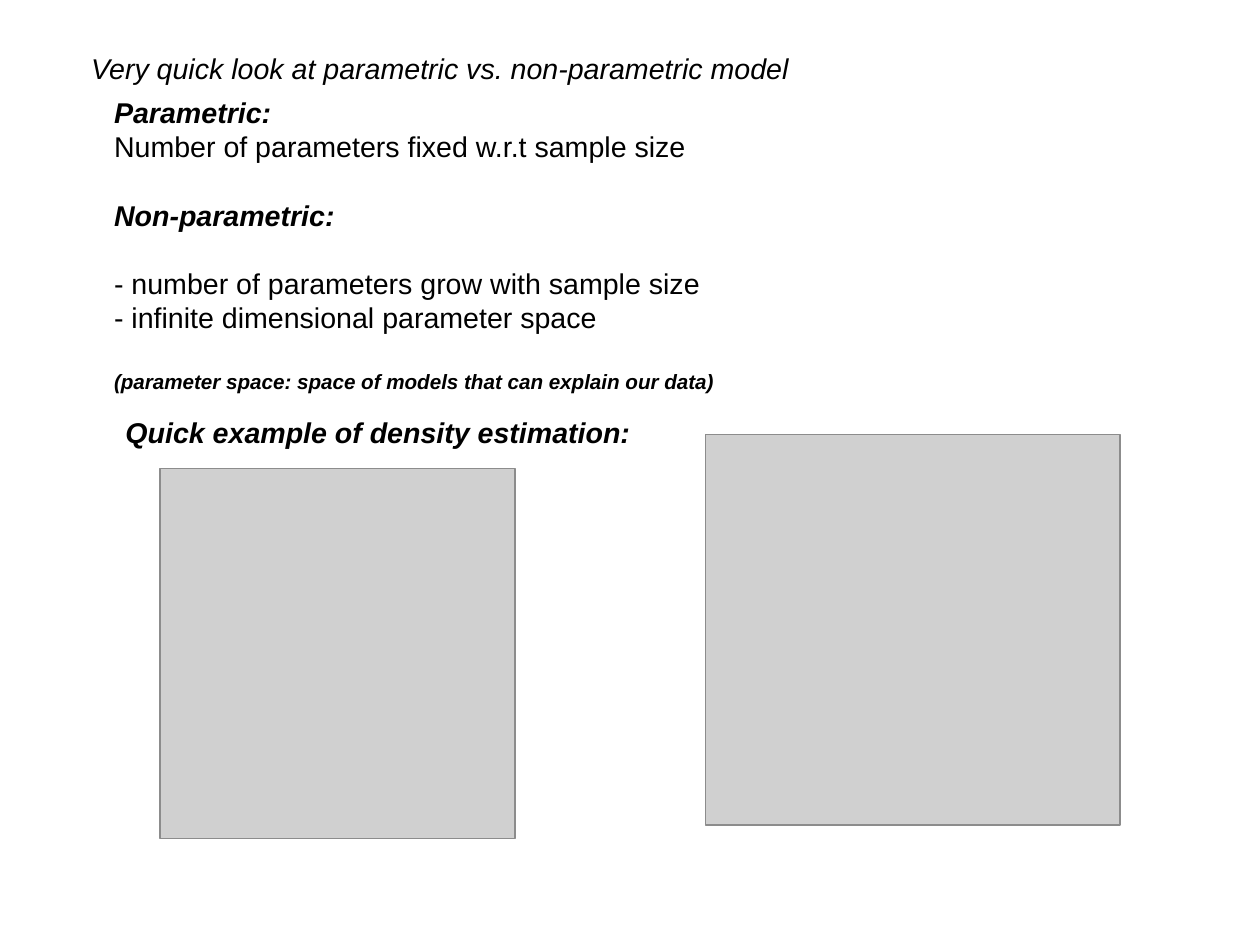
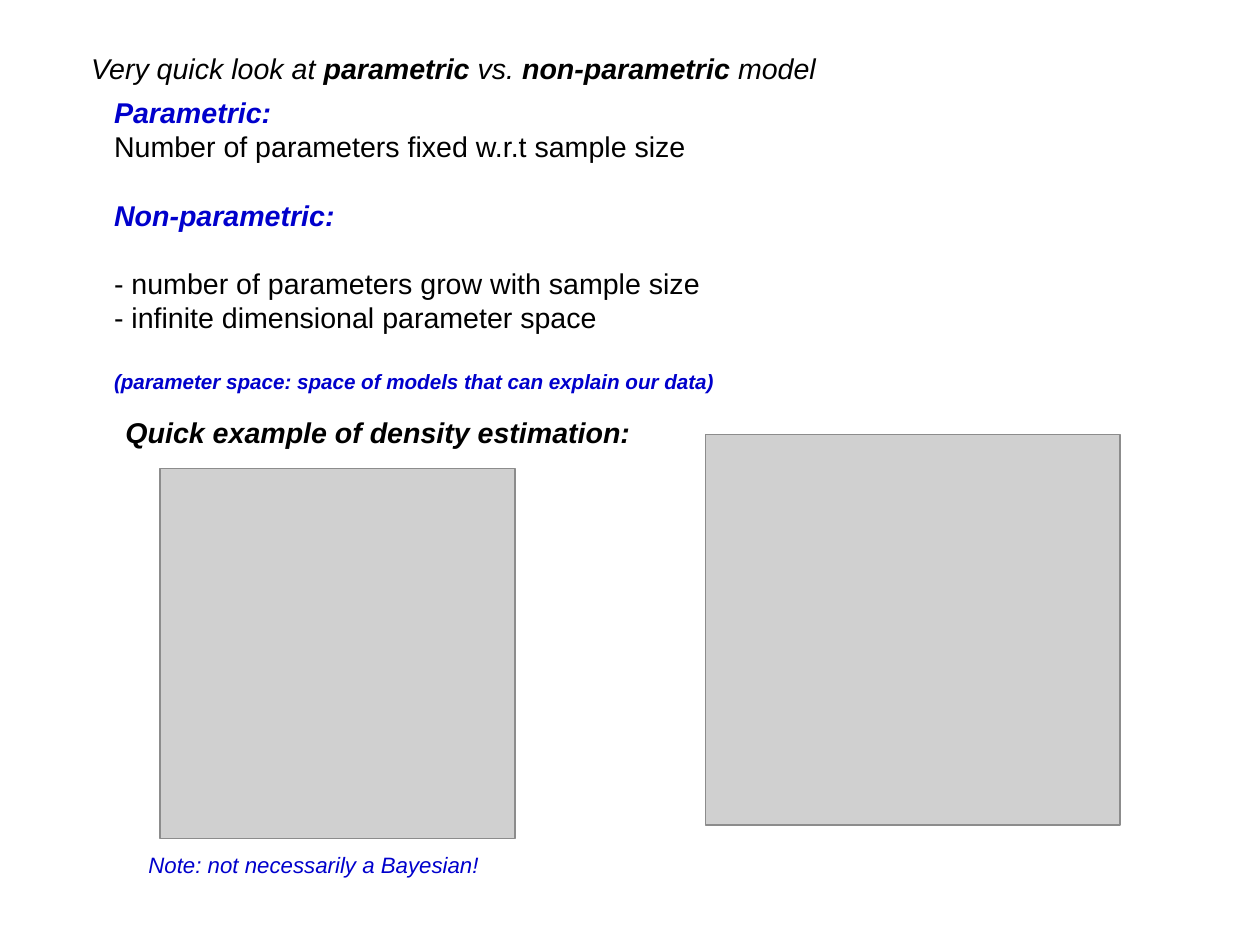
Before and after one commit to afcarl/Dirichlet_Processes, a slide deck: slide 12 of version_2.odp. Drawn at 1260x945 pixels with LibreOffice and Linux fonts; fonts in the diff are those of the drawing; grey boxes stand for pictures. Boxes give left, top, right and bottom in pixels: in the first picture for what was removed or moved away, otherwise in the second. Text is boxed around its words. In the diff, an @@ line names an element or a change of style, - is before the commit and + after.

Commit message:
changed some formatting

```diff
--- a/version_2.odp
+++ b/version_2.odp
@@ text "Very quick look at parametric ..." at [91,58,816,85]: bold on in "parametric non-parametric" @@
@@ text at [114,102,713,394]: text colour #000000 to #0000CC in "Parametric:", "Non-parametric:", "(parameter space: space of models that can ..." @@
@@ text added at [148,857,479,878], 14 pt, text #0000CC, italic @@
+Note: not necessarily a Bayesian!
```
Also in this commit, not shown: 12 other slides changed.
